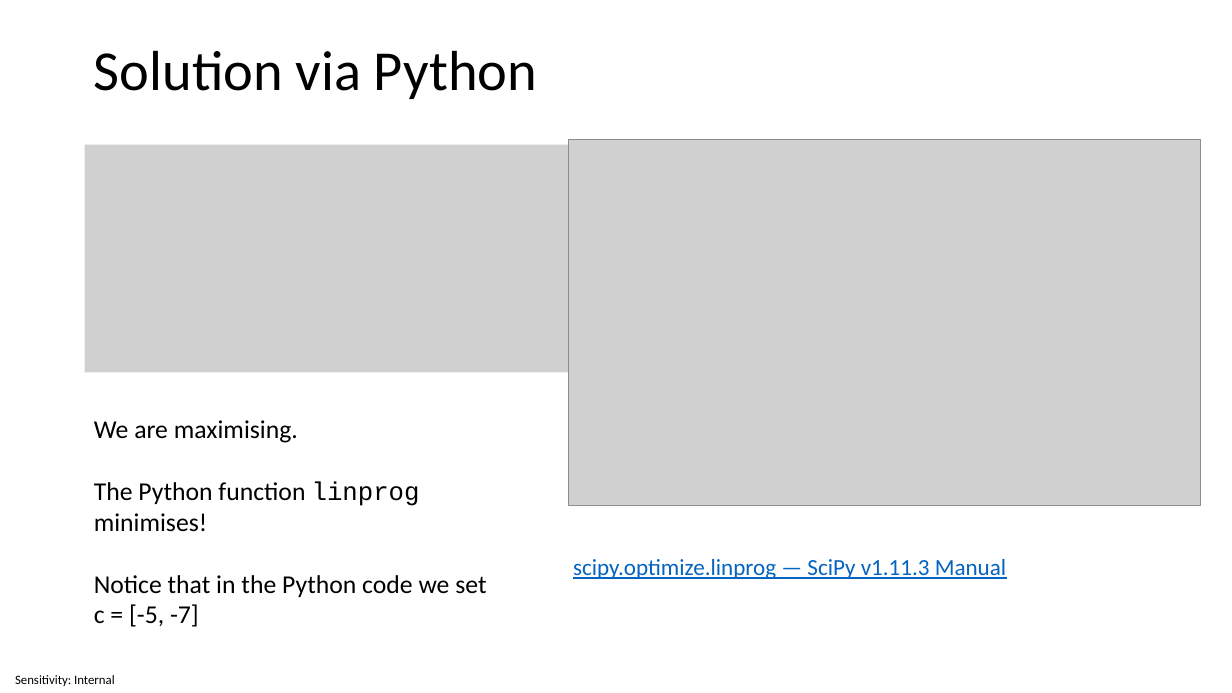
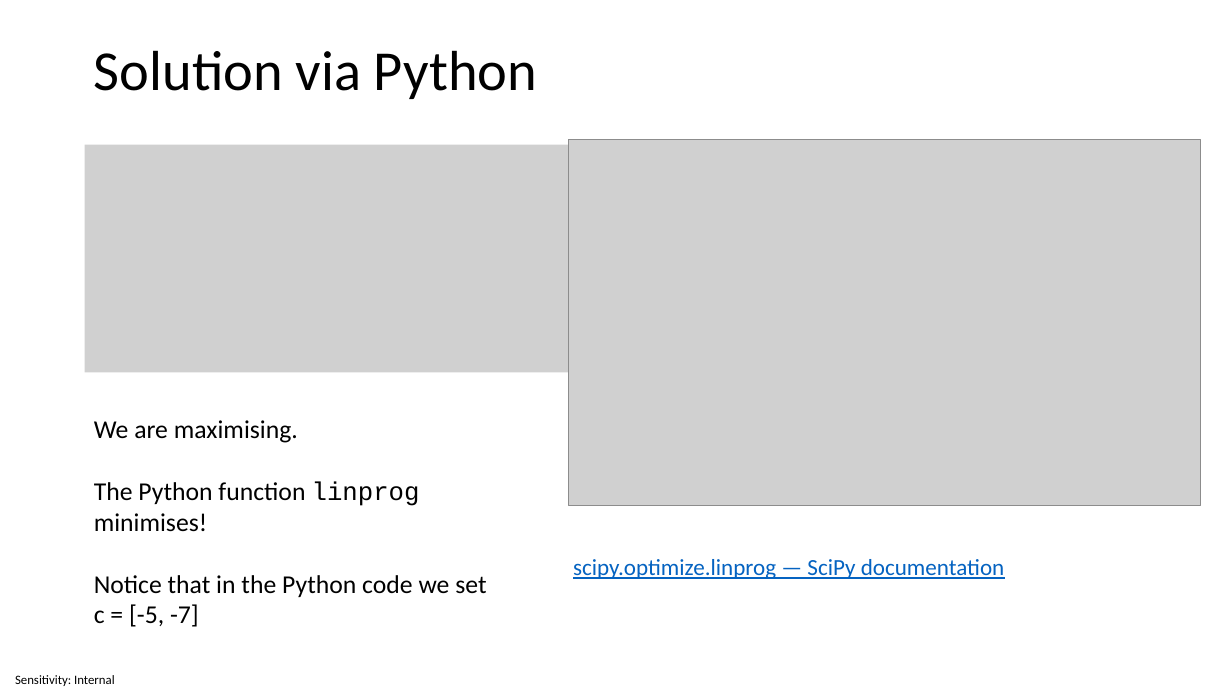
Before and after one commit to invariantum/operational_research, a slide deck: slide 25 of content/Lectures/Semester 1/Week 02 - Linear Programming 1/5 Source Files/Week 2 - Linear Programming 1.pptx. Drawn at 1232x693 pixels with LibreOffice and Linux fonts; fonts in the diff are those of the drawing; grey boxes stand for pictures. Boxes give left, top, right and bottom in pixels: in the first picture for what was removed or moved away, otherwise in the second. Text is boxed around its words. In the diff, an @@ line names an element or a change of style, - is before the commit and + after.

```diff
--- a/content/Lectures/Semester 1/Week 02 - Linear Programming 1/5 Source Files/Week 2 - Linear Programming 1.pptx
+++ b/content/Lectures/Semester 1/Week 02 - Linear Programming 1/5 Source Files/Week 2 - Linear Programming 1.pptx
@@ text at (x1=573, y1=559, x2=1004, y2=579): text changed @@
-scipy.optimize.linprog — SciPy v1.11.3 Manual
+scipy.optimize.linprog — SciPy documentation
```
Also in this commit, not shown: 3 other slides changed, 11 other files.
